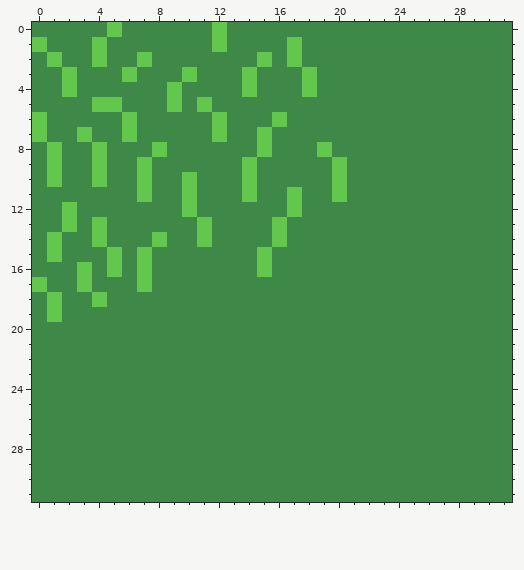
Pixel-art file -- dev/art/grass_tile.ase. The first picture shows the starting point.
32x32 pixels, 1 frame.
After the commit:
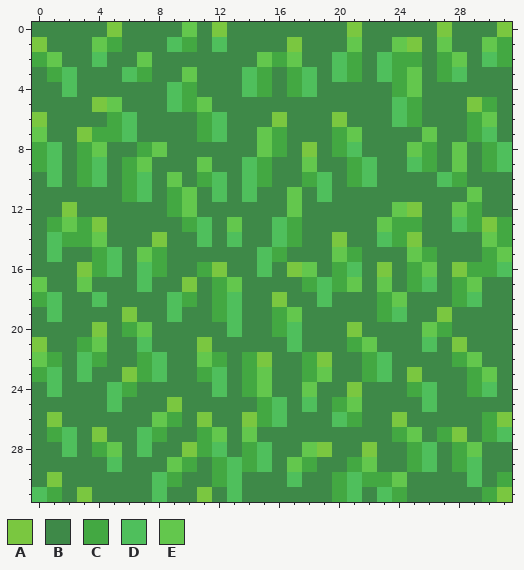
Palette (. is transparent): A #7ac740  B #3e8948  C #43a842  D #4fbf5c  E #63c74d
Diff:
y 0: x 5 E -> A; x 10 B -> E; x 12 E -> A; x 21 B -> A; x 27 B -> A; x 31 B -> A
y 1: x 0 E -> A; x 5 B -> C; x 9..10 BB -> DC; x 12 E -> D; x 17 E -> A; x 21 B -> E; x 24..25 BB -> EA; x 27 B -> E; x 30..31 BB -> EC
y 2: x 0 B -> C; x 4 E -> D; x 16 B -> C; x 20..21 BB -> DC; x 23..25 BBB -> DCC; x 27..28 BB -> CE; x 30..31 BB -> DC
y 3: x 1..2 BE -> CD; x 6..7 EB -> DC; x 14..15 EB -> DC; x 17..18 BE -> CD; x 20..21 BB -> DC; x 23..25 BBB -> DCE; x 27..28 BB -> CD
y 4: x 2 E -> D; x 9..10 EB -> DC; x 14..15 EB -> DC; x 17..18 BE -> CD; x 24..25 BB -> CE
y 5: x 4 E -> A; x 9..10 EB -> DC; x 24..25 BB -> DC; x 29..30 BB -> AC
y 6: x 0 E -> A; x 5..6 BE -> CD; x 11..12 BE -> CD; x 16 E -> A; x 20 B -> A; x 24..25 BB -> DC; x 29..30 BB -> CE
y 7: x 3..6 EBBE -> ACCD; x 11..12 BE -> CD; x 16 B -> C; x 20..21 BB -> CE; x 26 B -> E; x 29..30 BB -> CD
y 8: x 0..1 BE -> CD; x 3 B -> C; x 7 B -> C; x 16 B -> C; x 18..21 BEBB -> ABCD; x 25..26 BB -> EC; x 28 B -> E; x 30..31 BB -> CD
y 9: x 0..1 BE -> CD; x 3..4 BE -> CD; x 6 B -> C; x 11 B -> E; x 14..15 EB -> DC; x 18 B -> E; x 20..22 EBB -> BCD; x 25..26 BB -> DC; x 28 B -> E; x 30..31 BB -> CD
y 10: x 1 E -> D; x 3..4 BE -> CD; x 6..7 BE -> CD; x 9..12 BEBB -> EBCD; x 14..15 EB -> DC; x 18..22 BBEBB -> CDBCD; x 27..28 BB -> DC
y 11: x 6..7 BE -> CD; x 9 B -> C; x 12 B -> D; x 14 E -> D; x 19..20 BE -> DB; x 29 B -> E
y 12: x 2 E -> A; x 9 B -> C; x 24..25 BB -> EA; x 28..29 BB -> EC
y 13: x 1 B -> C; x 3..4 BE -> CA; x 10..11 BE -> CD; x 13 B -> E; x 16..17 EB -> DC; x 23..25 BBB -> ECC; x 28..31 BBBB -> DCAC
y 14: x 1..3 EBB -> DCC; x 8 E -> A; x 11 E -> D; x 13 B -> D; x 16..17 EB -> DC; x 20 B -> A; x 23..25 BBB -> DCA; x 30..31 BB -> EC
y 15: x 1 E -> D; x 4..5 BE -> CD; x 8 B -> C; x 15..16 EB -> DC; x 20..21 BB -> EC; x 25..26 BB -> EC; x 30..31 BB -> CE
y 16: x 3..5 EBE -> ACD; x 7..8 EB -> DC; x 11..12 BB -> CA; x 15 E -> D; x 17..18 BB -> AE; x 20..21 BB -> CD; x 23 B -> A; x 25..26 BB -> CE; x 28..31 BBBB -> ACCD
y 17: x 7 E -> D; x 10 B -> A; x 12..13 BB -> CE; x 18..21 BBBB -> CDCE; x 23 B -> E; x 25..26 BB -> CD; x 28..29 BB -> CE
y 18: x 0..1 BE -> CD; x 4 E -> D; x 9..10 BB -> DC; x 12..13 BB -> CD; x 16 B -> A; x 19 B -> D; x 23..24 BB -> CE; x 28..29 BB -> CD
y 19: x 1 E -> D; x 6 B -> A; x 9 B -> D; x 12..13 BB -> CD; x 16..17 BB -> CE; x 23..24 BB -> CD; x 27 B -> A
y 20: x 4 B -> A; x 6..7 BB -> CE; x 13 B -> D; x 16..17 BB -> CD; x 21 B -> A; x 26..27 BB -> EC
y 21: x 0 B -> A; x 3..4 BB -> CE; x 7 B -> D; x 11 B -> A; x 17 B -> D; x 21..22 BB -> CE; x 26 B -> D; x 28 B -> A
y 22: x 0..1 BB -> EC; x 3..4 BB -> DC; x 7..8 BB -> CD; x 11..12 BB -> EC; x 14..15 BB -> CA; x 18..19 BB -> CA; x 22..23 BB -> CD; x 28..29 BB -> CE
y 23: x 0..1 BB -> CD; x 3 B -> D; x 6..8 BBB -> ACD; x 11..12 BB -> CD; x 14..15 BB -> CE; x 18..19 BB -> CE; x 22..23 BB -> CD; x 25 B -> A; x 29..30 BB -> CE
y 24: x 1 B -> D; x 5..6 BB -> DC; x 12 B -> D; x 14..15 BB -> CE; x 18 B -> E; x 21 B -> A; x 25..26 BB -> CD; x 29..30 BB -> CD
y 25: x 5 B -> D; x 9 B -> A; x 15..16 BB -> CD; x 18 B -> D; x 20..21 BB -> CE; x 26 B -> D
y 26: x 1 B -> A; x 8..9 BB -> EC; x 11 B -> A; x 14..16 BBB -> ACD; x 20..21 BB -> DC; x 24 B -> A; x 30..31 BB -> CA
y 27: x 1..2 BB -> CD; x 4 B -> A; x 7..8 BB -> DC; x 11..12 BB -> CE; x 14 B -> E; x 24..25 BB -> CE; x 27..28 BB -> CA; x 30..31 BB -> CD
y 28: x 2 B -> D; x 4..5 BB -> CE; x 7 B -> D; x 10..12 BBB -> ACD; x 14..15 BB -> CD; x 18..19 BB -> EA; x 22 B -> A; x 25..26 BB -> CD; x 28..29 BB -> CE
y 29: x 5 B -> D; x 9..10 BB -> EC; x 12..15 BBBB -> CDCD; x 17..18 BB -> EC; x 21..22 BB -> CE; x 25..26 BB -> CD; x 28..29 BB -> CD
y 30: x 1 B -> A; x 8..9 BB -> DC; x 12..13 BB -> CD; x 17 B -> D; x 20..24 BBBBB -> CDCCE; x 29 B -> D; x 31 B -> C
y 31: x 0..1 BB -> DC; x 3 B -> A; x 8 B -> D; x 11 B -> A; x 13 B -> D; x 20..21 BB -> CD; x 23..24 BB -> DC; x 30..31 BB -> CA
Pixel boxes of the changes (left, top, right, bottom) in both pictures:
changed: (32, 22, 512, 502)
